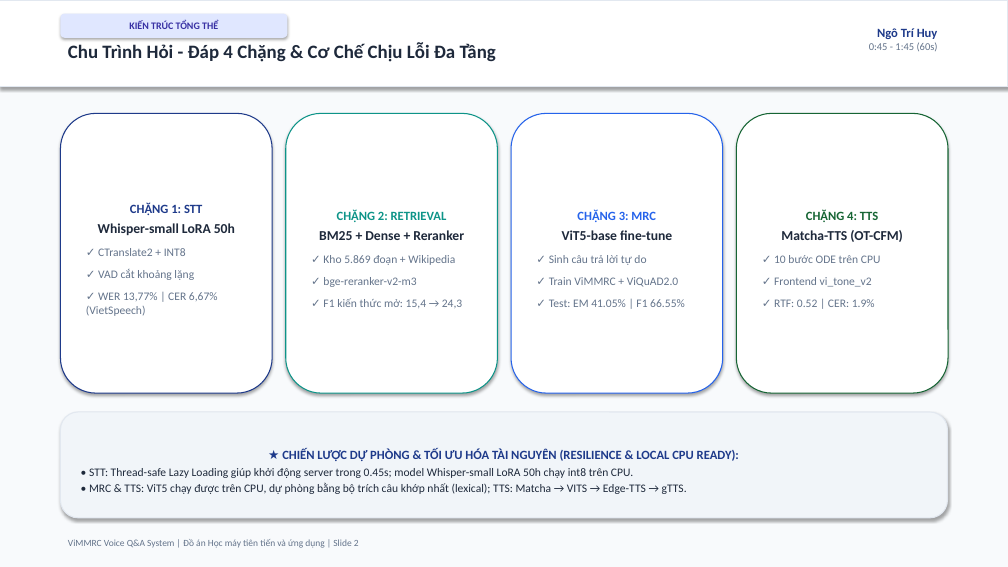
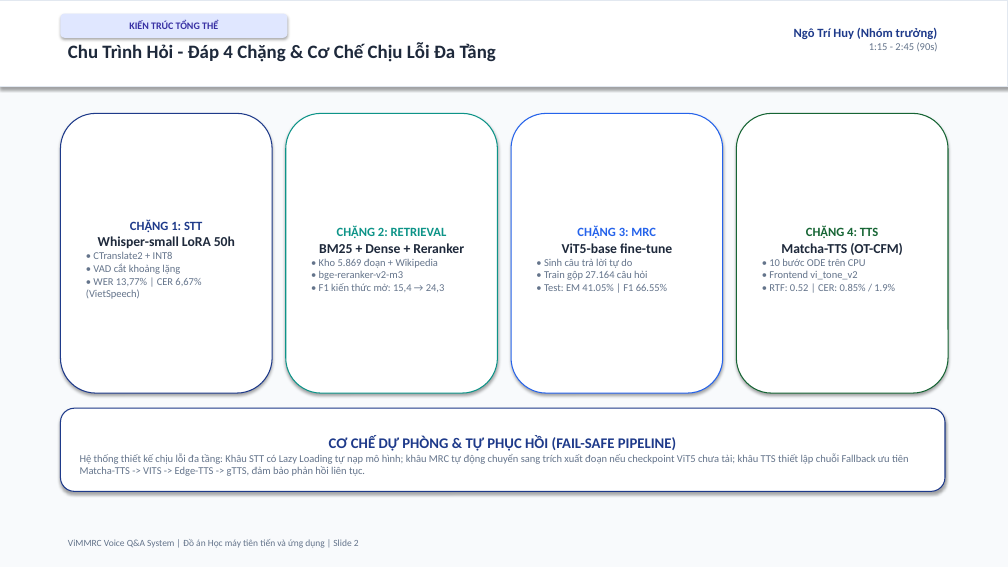
Before and after one commit to ngohuy04022000/vimmrc-qa-voice, a slide deck: slide 2 of docs/ViMMRC_Presentation_5min.pptx. Drawn at 1008x567 pixels with LibreOffice and Linux fonts; fonts in the diff are those of the drawing. Boxes give left, top, right and bottom in pixels: in the first picture for what was removed or moved away, otherwise in the second. Text is boxed around its words. In the diff, an @@ line names an element or a change of style, - is before the commit and + after.

```diff
--- a/docs/ViMMRC_Presentation_5min.pptx
+++ b/docs/ViMMRC_Presentation_5min.pptx
@@ text at (794,28,938,51): text changed; size 10 to 12 pt; text colour #64748B to #1E3A8A; bold on @@
-Ngô Trí Huy
-0:45 - 1:45 (60s)
+Ngô Trí Huy (Nhóm trưởng)
+1:15 - 2:45 (90s)
@@ text in rounded rectangle at (98,236,235,248): less space between paragraphs @@
@@ text in rounded rectangle at (86,252,201,299): text changed; size 11 to 10 pt @@
-✓ CTranslate2 + INT8
-✓ VAD cắt khoảng lặng
-✓ WER 13,77% | CER 6,67% (VietSpeech)
+• CTranslate2 + INT8
+• VAD cắt khoảng lặng
+• WER 13,77% | CER 6,67% (VietSpeech)
@@ text in rounded rectangle at (319,259,445,292): text changed; size 11 to 10 pt @@
-✓ Kho 5.869 đoạn + Wikipedia
-✓ bge-reranker-v2-m3
-✓ F1 kiến thức mở: 15,4 → 24,3
+• Kho 5.869 đoạn + Wikipedia
+• bge-reranker-v2-m3
+• F1 kiến thức mở: 15,4 → 24,3
@@ text in rounded rectangle at (319,243,464,253): less space between paragraphs @@
@@ text in rounded rectangle at (544,258,667,291): text changed; size 11 to 10 pt @@
-✓ Sinh câu trả lời tự do
-✓ Train ViMMRC + ViQuAD2.0
-✓ Test: EM 41.05% | F1 66.55%
+• Sinh câu trả lời tự do
+• Train gộp 27.164 câu hỏi
+• Test: EM 41.05% | F1 66.55%
@@ text in rounded rectangle at (562,243,672,253): less space between paragraphs @@
@@ text in rounded rectangle at (769,258,895,291): text changed; size 11 to 10 pt @@
-✓ 10 bước ODE trên CPU
-✓ Frontend vi_tone_v2
-✓ RTF: 0.52 | CER: 1.9%
+• 10 bước ODE trên CPU
+• Frontend vi_tone_v2
+• RTF: 0.52 | CER: 0.85% / 1.9%
@@ text in rounded rectangle at (781,243,903,255): less space between paragraphs @@
@@ rounded rectangle "CƠ CHẾ DỰ PHÒNG & ...": place and size @@
-rounded rectangle "CƠ CHẾ DỰ PHÒNG & ..." at (60,412,948,518)
+rounded rectangle "CƠ CHẾ DỰ PHÒNG & ..." at (60,408,945,492)
@@ rounded rectangle "CƠ CHẾ DỰ PHÒNG & ..." at (60,408,945,492): fill #F1F5F9 to #FFFFFF; outline #E2E8F0 1 pt to #1E3A8A 1 pt @@
@@ text in rounded rectangle at (80,436,909,476): text changed; size 11 to 10 pt; text colour #1E293B to #64748B @@
-★ CHIẾN LƯỢC DỰ PHÒNG & TỐI ƯU HÓA TÀI NGUYÊN (RESILIENCE & LOCAL CPU READY):
-• STT: Thread-safe Lazy Loading giúp khởi động server trong 0.45s; model Whisper-small LoRA 50h chạy int8 trên CPU.
-• MRC & TTS: ViT5 chạy được trên CPU, dự phòng bằng bộ trích câu khớp nhất (lexical); TTS: Matcha → VITS → Edge-TTS → gTTS.
+CƠ CHẾ DỰ PHÒNG & TỰ PHỤC HỒI (FAIL-SAFE PIPELINE)
+Hệ thống thiết kế chịu lỗi đa tầng: Khâu STT có Lazy Loading tự nạp mô hình; khâu MRC tự động chuyển sang trích xuất đoạn nếu checkpoint ViT5 chưa tải; khâu TTS thiết lập chuỗi Fallback ưu tiên Matcha-TTS -> VITS -> Edge-TTS -> gTTS, đảm bảo phản hồi liên tục.
```
Also in this commit, not shown: 5 other slides changed, 17 other files.
